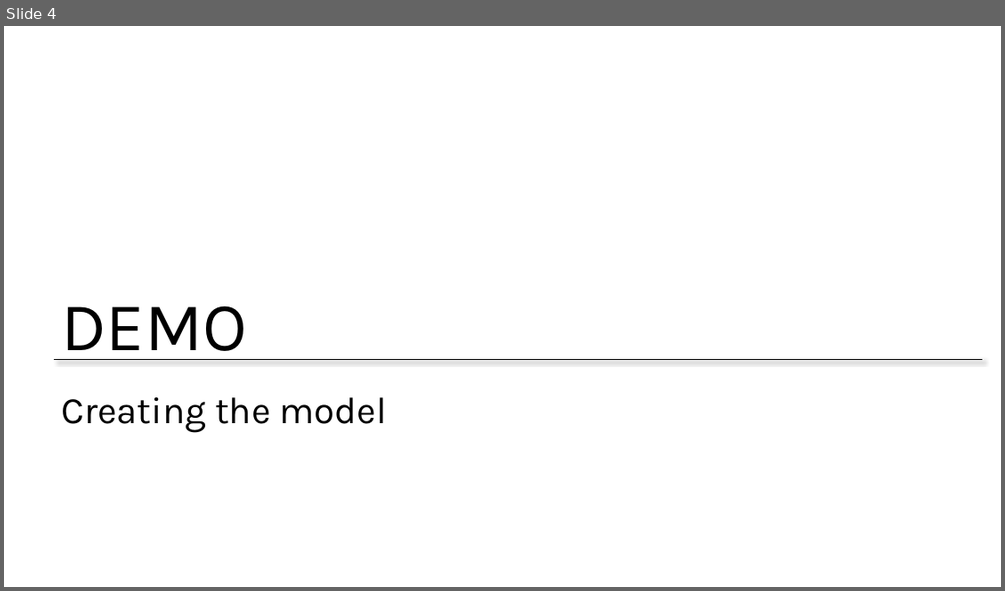
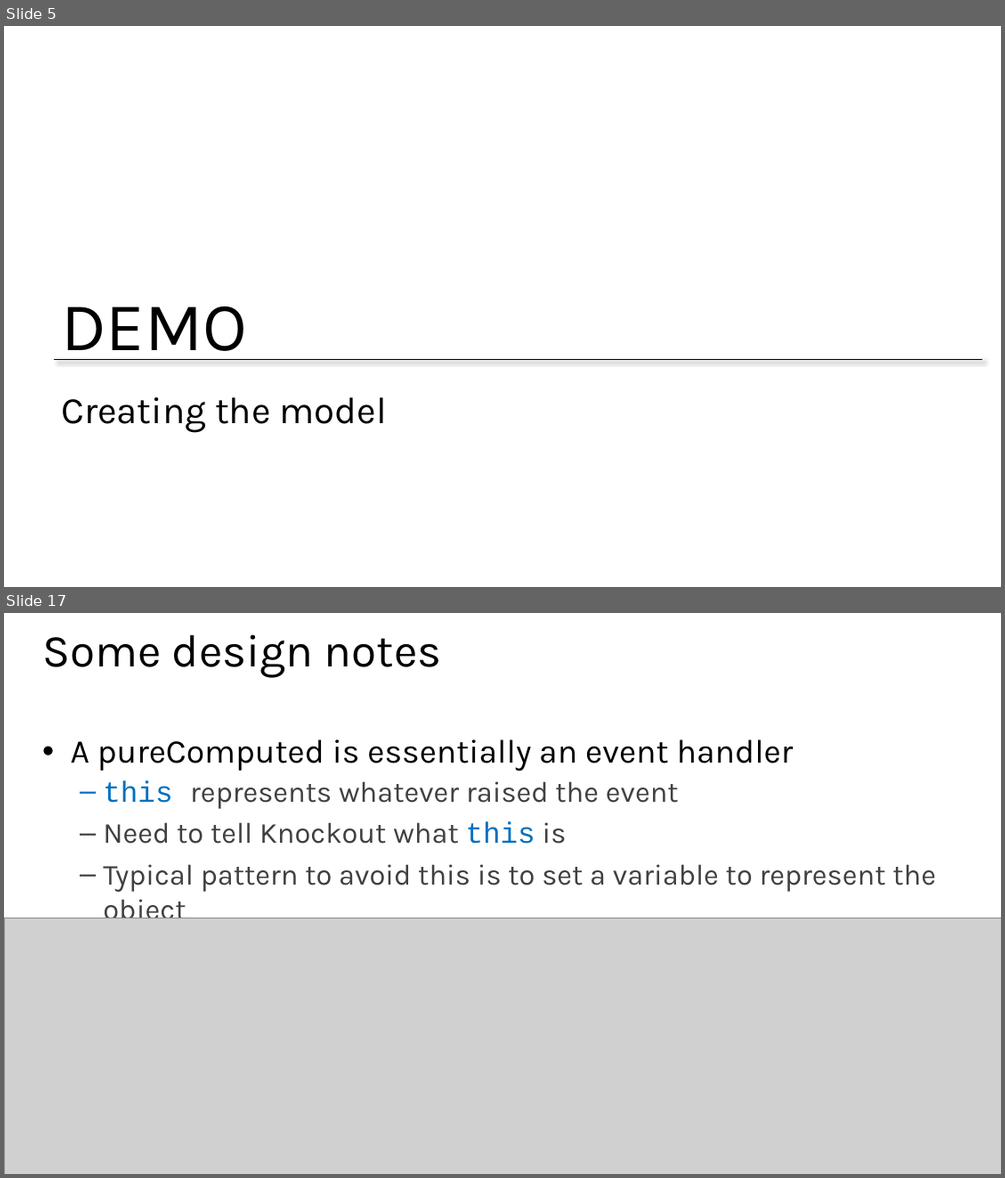
Before and after one commit to jongalloway/Knockout-MVA, a slide deck: Slides/2 - Binding and Models.pptx. Shown one above the other, each under a label of ours: slide 4 before the commit, slides 5 and 17 after it; the slides between them are not shown. The pictures are 1005x591 and 1005x1178 pixels, drawn with LibreOffice and Linux fonts; fonts in the diff are those of the drawing; grey boxes stand for pictures; background and template pictures are left out. Boxes give left, top, right and bottom in pixels: in the first picture for what was removed or moved away, otherwise in the second. Text is boxed around its words. In the diff, an @@ line names an element or a change of style, - is before the commit and + after.

```diff
--- a/Slides/2 - Binding and Models.pptx
+++ b/Slides/2 - Binding and Models.pptx
@@ slide 17 added at (4, 613, 1001, 1174), background #FFFFFF @@
@@ title added at (42, 634, 442, 677), 44 pt, text #000000 @@
+Some design notes
@@ text added at (71, 739, 936, 927), 28 pt, text #404040 @@
+• A pureComputed is essentially an event handler
+  – this represents whatever raised the event
+  – Need to tell Knockout what this is
+  – Typical pattern to avoid this is to set a variable to represent the object
@@ picture added at (4, 918, 1001, 1174) @@
@@ what was slide 4 is now slide 5 @@
```
Also in this commit, not shown: 8 slides changed, 16 other slides added, 3 slides removed, 55 other files.
